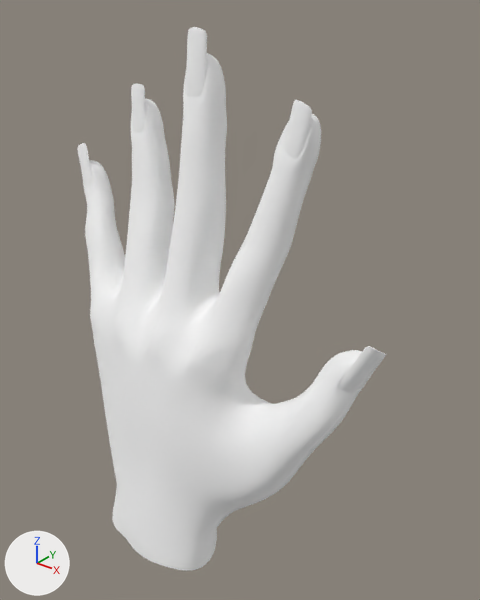
An edit to the glTF model src/Pages/Customize/Configurator/models/Accessories/nails.glb, drawn before and after from the same camera.
Rendered twice from a camera (50 mm lens) standing at (0.42, -0.474, 0.302) and looking at (0.04, 0.0, 0.008). The lights are fixed; the arrows at lower left show +X, +Y and +Z. Vertices at the same position are counted once.

Script lines for the objects in view, before the commit:
```python
me_hand_geo_lambert1_0 = bpy.data.meshes.new('hand_geo_lambert1_0')
me_hand_geo_lambert1_0.from_pydata(...)  # 15293 vertices, 30496 faces; spans x -0.177..0.197, y -0.103..0.025, z -0.308..0.242
me_hand_geo_lambert1_0.materials.append(mat_lambert1_001)  # white #ffffff
me_nagel_daumen_geo_lambert1_0 = bpy.data.meshes.new('nagel_daumen_geo_lambert1_0')
me_nagel_daumen_geo_lambert1_0.from_pydata(...)  # 3850 vertices, 7680 faces; spans x -0.18..0.207, y -0.024..-0.003, z -0.04..0.263
me_nagel_daumen_geo_lambert1_0.materials.append(mat_lambert1_001)  # white #ffffff
ob_brass = bpy.data.objects.new('brass', me_hand_geo_lambert1_0)
ob_brass.location = (0.0, 0.0, 0.0)
ob_nails = bpy.data.objects.new('nails', me_nagel_daumen_geo_lambert1_0)
ob_nails.location = (0.0, 0.0, 0.0)
```
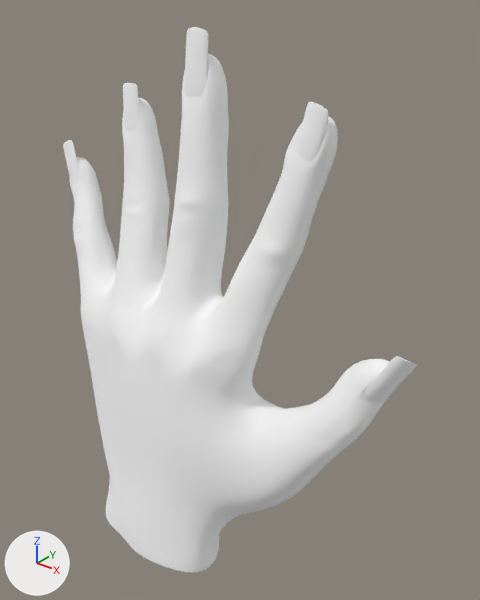
What differs and where, as boxes (x1, y1, x2, y2) in the pictures (480 x 600 px; the box of a moved part takes in the faces that stretch with it):
'brass', reshaped (12% wider)
    before: (83, 53, 373, 571)
    after: (69, 54, 394, 573)
'nails', mesh rescaled (15% wider)
    before: (77, 27, 386, 393)
    after: (63, 27, 417, 403)
part 2 of me_nagel_daumen_geo_lambert1_0, moved or reshaped
    before: (77, 28, 386, 393)
    after: (63, 28, 417, 403)

What the commit changed:
me_hand_geo_lambert1_0 is used by ob_brass; location (0.0, 0.0, 0.0).
me_hand_geo_lambert1_0 had 15293 vertices, 30496 faces and spanned x -0.177..0.197, y -0.103..0.025, z -0.308..0.242.
me_hand_geo_lambert1_0 now has 15293 vertices, 30496 faces and spans x -0.202..0.224, y -0.103..0.025, z -0.308..0.242.
me_hand_geo_lambert1_0 part 1: 14821 of 15293 vertices moved; they spanned x -0.177..0.197, y -0.103..0.025, z -0.308..0.241 and now span x -0.202..0.224, y -0.103..0.025, z -0.308..0.241; mean shift (-0.002, 0.0, 0.0); largest move (0.197, -0.004, -0.011) -> (0.224, -0.004, -0.011).
me_nagel_daumen_geo_lambert1_0 has 3850 vertices, 7680 faces and spans x -0.18..0.207, y -0.024..-0.003, z -0.04..0.263.
me_nagel_daumen_geo_lambert1_0 is used by ob_nails; location (0.0, 0.0, 0.0).
me_nagel_daumen_geo_lambert1_0 part 2: the whole mesh is scaled about the mesh origin by (1.14, 1, 1).
